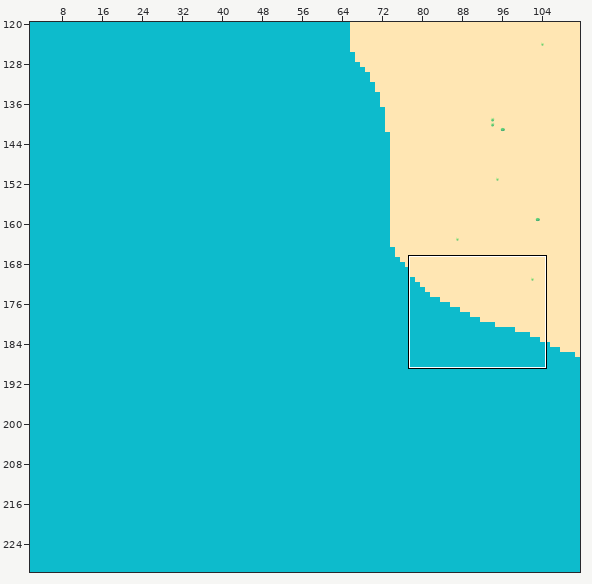
Level history. Tiled map: assets/Map2/map2.tmx. Above, an overview of the earlier version with the close-up marked.
Close-up. Before:
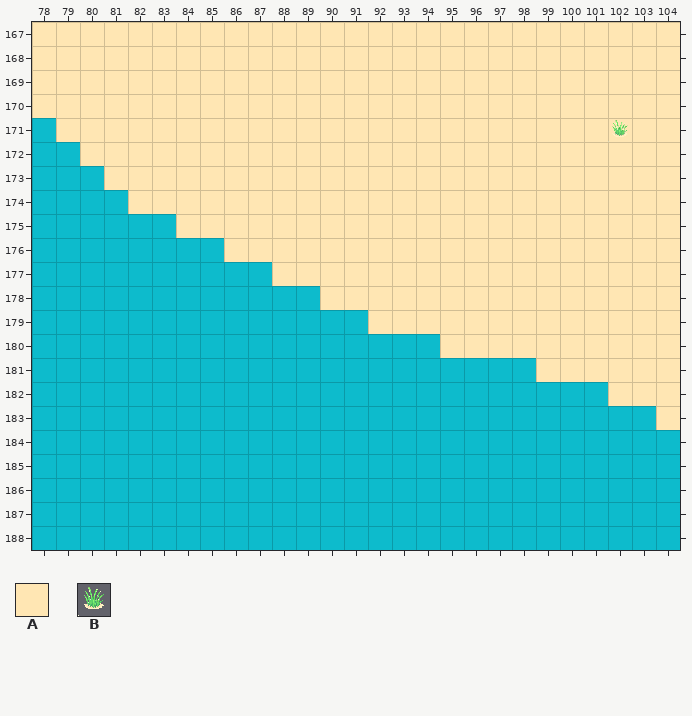
Cells are 32x32 px. Shown: x 78..104, y 167..188. The commit also changed other parts of the map, which this record leaves out.
Key: from "NyaTiles": A 100, B 303.
_ is an empty cell.
Layers that did not change in this view are not listed.
Layer "Rutlager 6" before, first column x 78:
167 AAAAAAAAAAAAAAAAAAAAAAAAAAA
168 AAAAAAAAAAAAAAAAAAAAAAAAAAA
169 AAAAAAAAAAAAAAAAAAAAAAAAAAA
170 AAAAAAAAAAAAAAAAAAAAAAAAAAA
171 _AAAAAAAAAAAAAAAAAAAAAAAAAA
172 __AAAAAAAAAAAAAAAAAAAAAAAAA
173 ___AAAAAAAAAAAAAAAAAAAAAAAA
174 ____AAAAAAAAAAAAAAAAAAAAAAA
175 ______AAAAAAAAAAAAAAAAAAAAA
176 ________AAAAAAAAAAAAAAAAAAA
177 __________AAAAAAAAAAAAAAAAA
178 ____________AAAAAAAAAAAAAAA
179 ______________AAAAAAAAAAAAA
180 _________________AAAAAAAAAA
181 _____________________AAAAAA
182 ________________________AAA
183 __________________________A
184 ___________________________
185 ___________________________
186 ___________________________
187 ___________________________
188 ___________________________
After the commit:
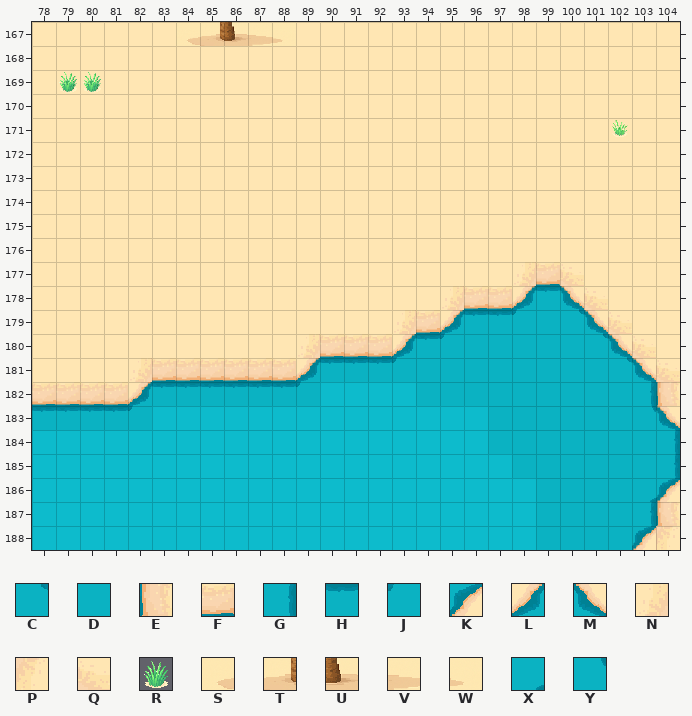
Further tiles: from "NyaTiles": C 3 turned 270, D 21, E 56 turned 180, F 56 turned 90, G 57 turned 180, H 57 turned 90, J 107, K 136 flipped left-right, L 136 flipped up-down, M 136 turned 180, N 152, P 152 turned 180, Q 152 turned 90, R 279, S 515, T 516, U 517, V 518, W 519, X 546 flipped on the diagonal, Y 546 flipped up-down.
From old to new:
Layer "Rutlager 6":
Tile A now appears in row 171 at x 78; in row 172 at x 78 to 79; in row 173 at x 78 to 80; in row 174 at x 78 to 81; in row 175 at x 78 to 83; in row 176 at x 78 to 85.
Tile A now appears in row 177 at x 78 to 87; in row 178 at x 78 to 89; in row 179 at x 78 to 91; in row 180 at x 78 to 88; in row 181 at x 78 to 81.
The author changed tile A to tile C in row 179 at x 100; in row 180 at x 101; in row 181 at x 102.
The author changed tile A to tile D in row 179 at x 99; in row 180 at x 96 to 100; in row 181 at x 99 to 101; in row 182 at x 102.
The author changed tile A to tile E in row 182 at x 104.
Tile E now appears in row 187 at x 104.
The author changed tile A to tile F in row 177 at x 99; in row 178 at x 96 to 97; in row 179 at x 94.
Tile F now appears in row 180 at x 90 to 92; in row 181 at x 83 to 88; in row 182 at x 78 to 81.
The author changed tile A to tile G in row 182 at x 103.
Tile G now appears in rows 184 to 185 at x 104; in row 187 at x 103.
The author changed tile A to tile H in row 178 at x 99; in row 179 at x 96 to 97.
Tile H now appears in row 180 at x 94; in row 181 at x 90 to 92; in row 182 at x 83 to 88; in row 183 at x 78 to 81.
The author changed tile A to tile J in row 179 at x 98; in row 180 at x 95.
Tile J now appears in row 181 at x 93; in row 182 at x 89; in row 183 at x 82.
Tile K now appears in row 186 at x 104; in row 188 at x 103.
The author changed tile A to tile L in row 178 at x 98; in row 179 at x 95.
Tile L now appears in row 180 at x 93; in row 181 at x 89; in row 182 at x 82.
The author changed tile A to tile M in row 178 at x 100; in row 179 at x 101; in row 180 at x 102; in row 181 at x 103; in row 183 at x 104.
The author changed tile A to tile N in row 177 at x 98; in row 178 at x 95; in row 179 at x 93.
Tile N now appears in row 180 at x 89; in row 181 at x 82.
Tile P now appears in row 188 at x 104.
The author changed tile A to tile Q in row 177 at x 100; in row 178 at x 101; in row 179 at x 102; in row 180 at x 103; in row 181 at x 104.
Tile X now appears in row 186 at x 103.
Tile Y now appears in row 183 at x 103.
Layer "Rutlager 7":
Tile R now appears in row 169 at x 79 to 80.
Tile S now appears in row 167 at x 84.
Tile T now appears in row 167 at x 85.
Tile U now appears in row 167 at x 86.
Tile V now appears in row 167 at x 87.
Tile W now appears in row 167 at x 88.
Changed places in both close-ups, as pixel boxes (x1, y1, x2, y2):
added: (187, 22, 283, 46)
added: (59, 72, 101, 93)
changed: (32, 118, 680, 550)
